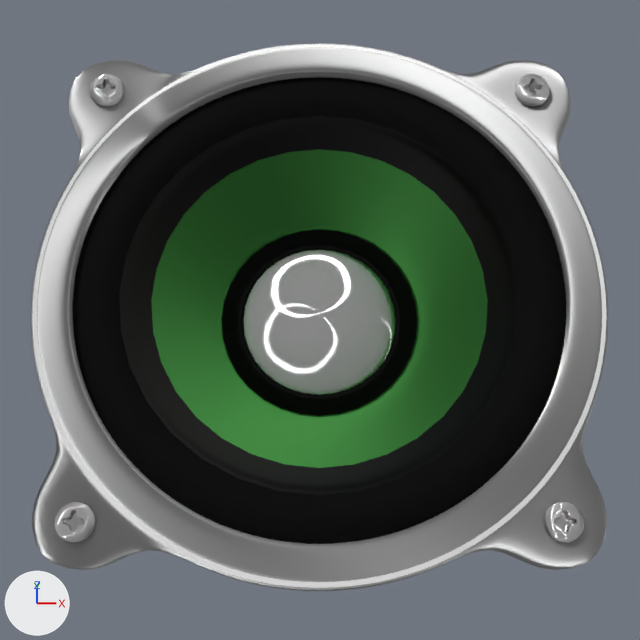
The Blender file sketch/music.blend: old version first, new version second.
Both versions are drawn from the file's camera 'Camera.002'. Arrows for +X, +Y and +Z are at lower left; the lights stay in place.
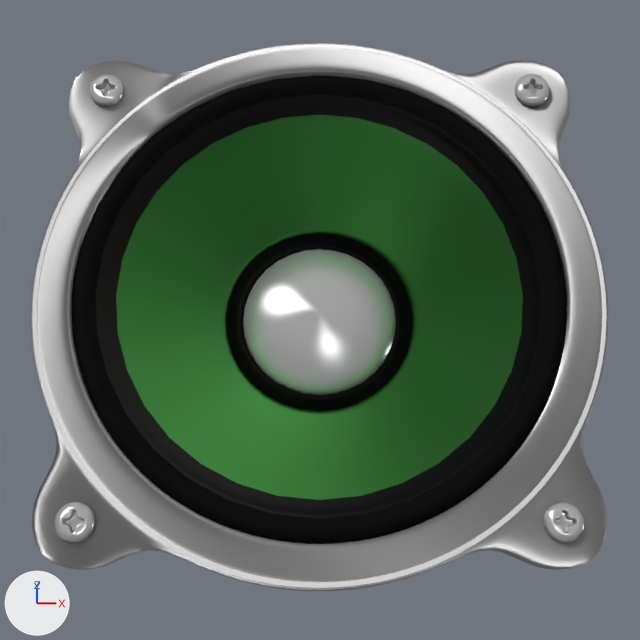
Commit message: / ‘sketch/music.blend’

Edits to the bpy script that builds the scene:
```text
Change mat_light_chrome:
    remove # nodes: BsdfAnisotropic, OutputMaterial
    nodes: BsdfAnisotropic, BsdfDiffuse, MixShader, OutputMaterial
    colours: light grey #dddddd, grey #a9a9a9
Change me_circle:
    used by ob_circle; location = (-0.23, 0.65, 2.036); rotation_euler = (0.515, 0.0, 0.0), in degrees (30, 0, 0); scale = (0.251, 0.251, 0.251)
    remove me_circle.from_pydata(...)  # 128 vertices, 115 faces; spans x -5.1..5.1, y -5.1..5.1, z -2.0..1.23
    add me_circle.from_pydata(...)  # 145 vertices, 138 faces; spans x -5.1..5.1, y -5.1..5.1, z -2.0..1.33
    me_circle part 1
    9 faces are deleted
    56 vertices move from x -4.4..4.4, y -4.4..4.4, z -0.58..1.23 to x -4.75..4.75, y -4.75..4.75, z -0.56..1.33
    17 vertices are added at x -4.12..4.12, y -4.1..4.15, z -0.06..0.83
    16 new faces join them, mat_light_chrome
    8 new faces join them, mat_fringe
    8 new faces join them, mat_cloth (its picture is missing)
```

Where the change shows, as pixel boxes [x1, y1, x2, y2] in the pictures (640 x 640 px):
'Circle', recoloured, reshaped
    before: [73, 78, 566, 544]
    after: [72, 75, 567, 544]
